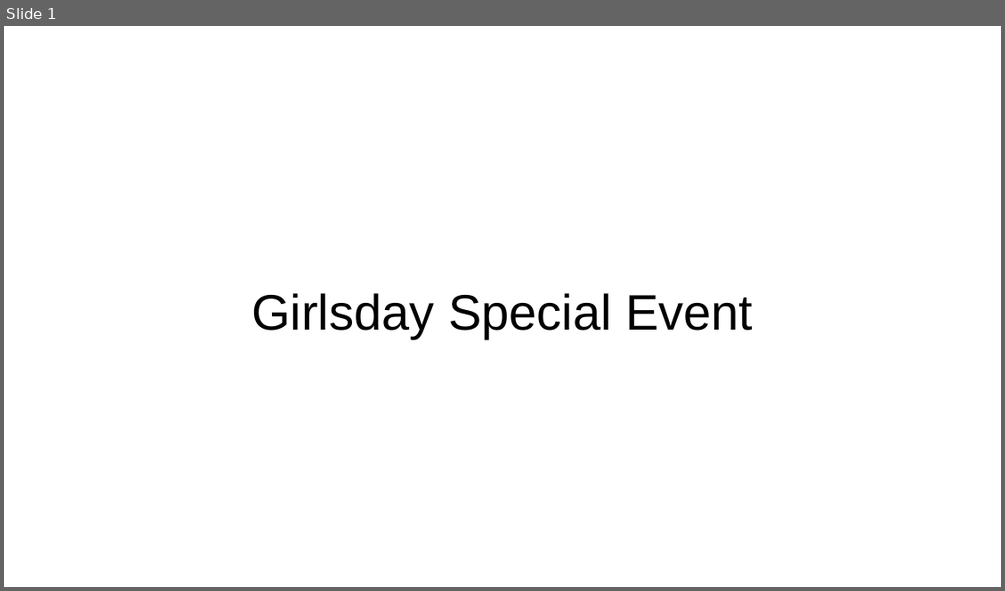
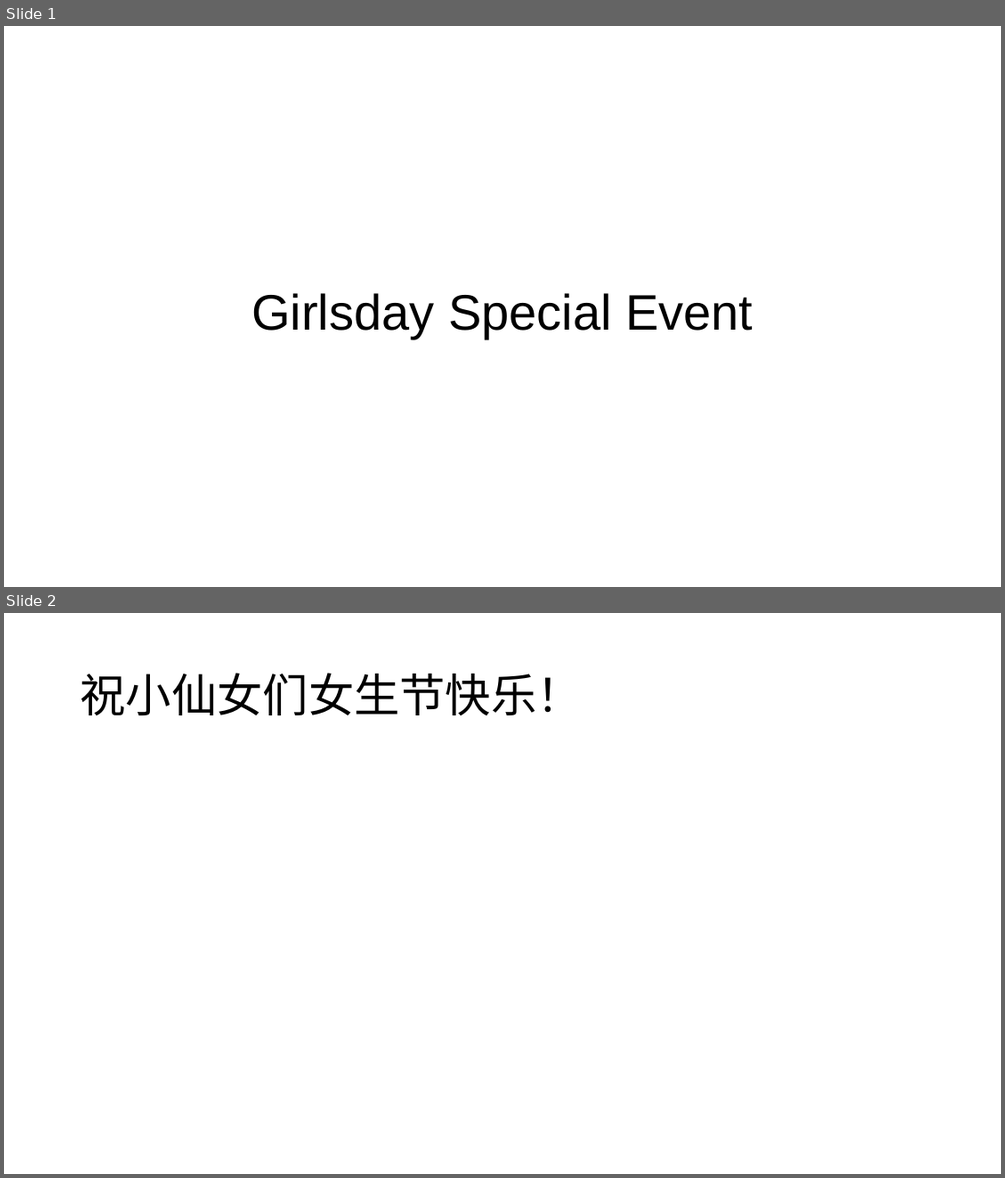
Before and after one commit to TingliangZhang/girlsday2021, a slide deck: LaunchEvent/20210307GirlsDay.pptx. Shown one above the other, each under a label of ours: slide 1 before the commit, slides 1 and 2 after it. The pictures are 1005x591 and 1005x1178 pixels, drawn with LibreOffice and Linux fonts; fonts in the diff are those of the drawing. Boxes give left, top, right and bottom in pixels: in the first picture for what was removed or moved away, otherwise in the second. Text is boxed around its words. In the diff, an @@ line names an element or a change of style, - is before the commit and + after.

```diff
--- a/LaunchEvent/20210307GirlsDay.pptx
+++ b/LaunchEvent/20210307GirlsDay.pptx
@@ slide 2 added at [4, 613, 1001, 1174], background #FFFFFF @@
@@ title added at [80, 673, 582, 715], 44 pt, text #000000 @@
+祝小仙女们女生节快乐！
```
Also in this commit, not shown: 1 other slide added.
